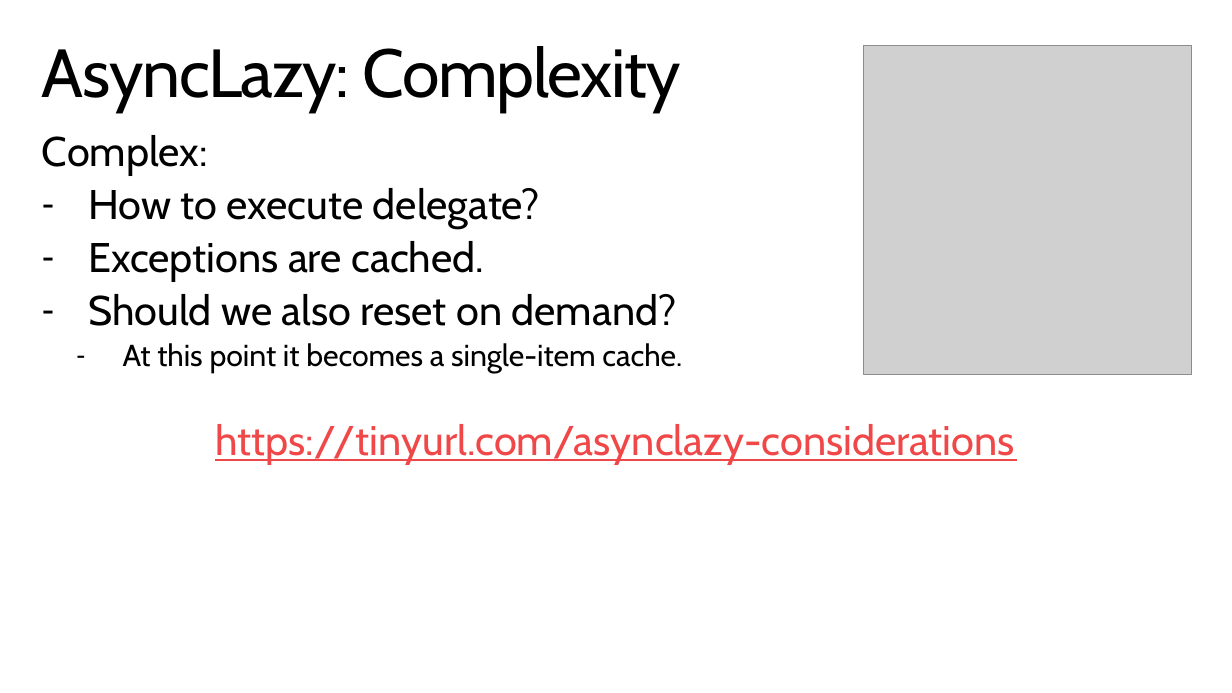
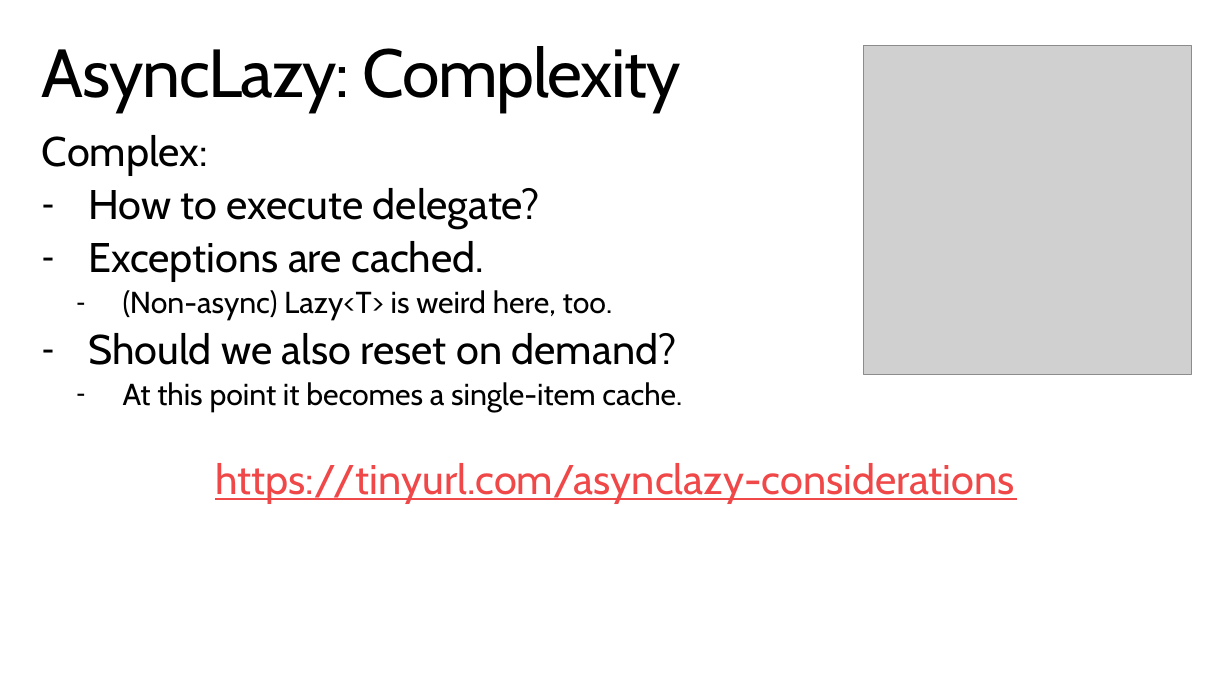
Before and after one commit to StephenCleary/Presentations, a slide deck: slide 33 of Async Masterclass/Async Masterclass.pptx (slide 36 before the commit). Drawn at 1232x693 pixels with LibreOffice and Linux fonts; fonts in the diff are those of the drawing; grey boxes stand for pictures; background and template pictures are left out. Boxes give left, top, right and bottom in pixels: in the first picture for what was removed or moved away, otherwise in the second. Text is boxed around its words. In the diff, an @@ line names an element or a change of style, - is before the commit and + after.

```diff
--- a/Async Masterclass/Async Masterclass.pptx
+++ b/Async Masterclass/Async Masterclass.pptx
@@ text at (123, 290, 612, 320): paragraph added @@
+  – (Non-async) Lazy<T> is weird here, too.
```
Also in this commit, not shown: 16 other slides changed, 3 slides added, 7 slides removed, 27 other files.
